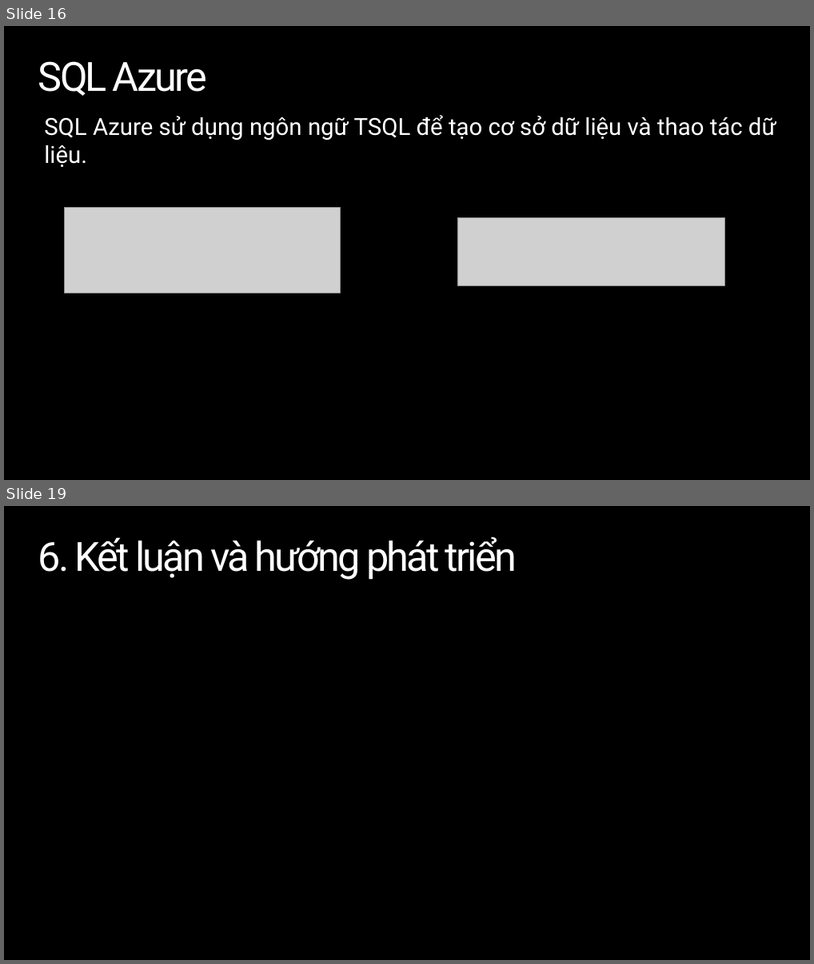
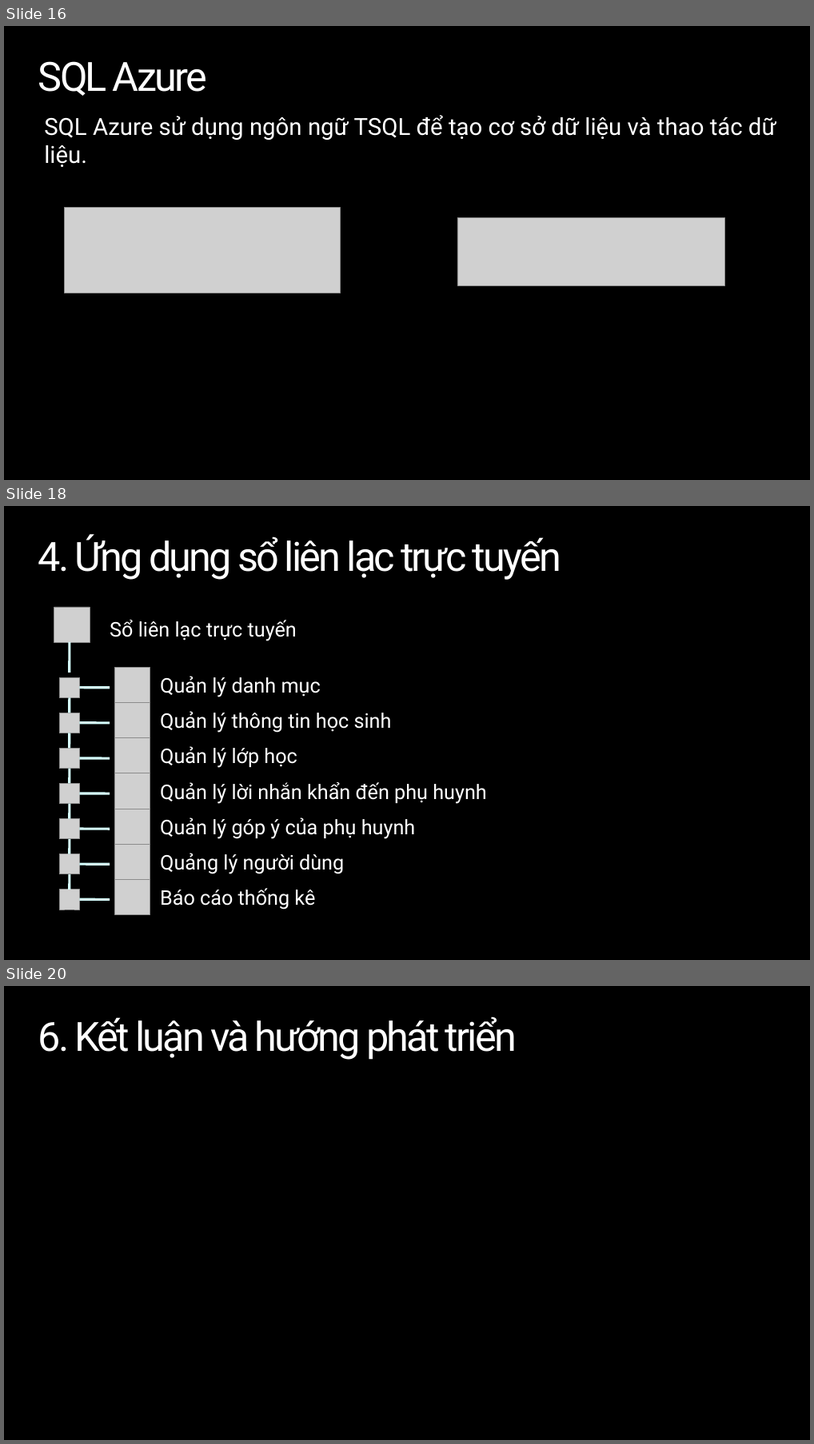
Before and after one commit to tiendv/contactbook, a slide deck: Project_Management/Báo cáo khóa luận/Presentation.pptx. Shown one above the other, each under a label of ours: slides 16 and 19 before the commit, slides 16, 18 and 20 after it; the slides between them are not shown. The pictures are 814x964 and 814x1444 pixels, drawn with LibreOffice and Linux fonts; fonts in the diff are those of the drawing; grey boxes stand for pictures; background and template pictures are left out. Boxes give left, top, right and bottom in pixels: in the first picture for what was removed or moved away, otherwise in the second. Text is boxed around its words. In the diff, an @@ line names an element or a change of style, - is before the commit and + after.

```diff
--- a/Project_Management/Báo cáo khóa luận/Presentation.pptx
+++ b/Project_Management/Báo cáo khóa luận/Presentation.pptx
@@ slide 18 added at (x1=4, y1=506, x2=810, y2=960), background picture (left out) @@
@@ title added at (x1=38, y1=534, x2=562, y2=580), 48 pt, text #FFFFFF @@
+4. Ứng dụng sổ liên lạc trực tuyến
@@ picture added at (x1=54, y1=607, x2=90, y2=642) @@
@@ text added at (x1=110, y1=620, x2=297, y2=641), 24 pt, text #FFFFFF @@
+Sổ liên lạc trực tuyến
@@ group added at (x1=59, y1=642, x2=321, y2=703): 2 pictures, 2 lines, 1 text @@
+Quản lý danh mục
@@ group added at (x1=59, y1=698, x2=392, y2=738): 2 pictures, 2 lines, 1 text @@
+Quản lý thông tin học sinh
@@ group added at (x1=59, y1=733, x2=297, y2=772): 2 pictures, 2 lines, 1 text @@
+Quản lý lớp học
@@ group added at (x1=59, y1=768, x2=486, y2=808): 2 pictures, 2 lines, 1 text @@
+Quản lý lời nhắn khẩn đến phụ huynh
@@ group added at (x1=59, y1=804, x2=415, y2=844): 2 pictures, 2 lines, 1 text @@
+Quản lý góp ý của phụ huynh
@@ group added at (x1=59, y1=839, x2=344, y2=879): 2 pictures, 2 lines, 1 text @@
+Quảng lý người dùng
@@ group added at (x1=59, y1=874, x2=315, y2=914): 2 pictures, 2 lines, 1 text @@
+Báo cáo thống kê
@@ what was slide 19 is now slide 20 @@
```
Also in this commit, not shown: 2 slides changed, 1 other file.
